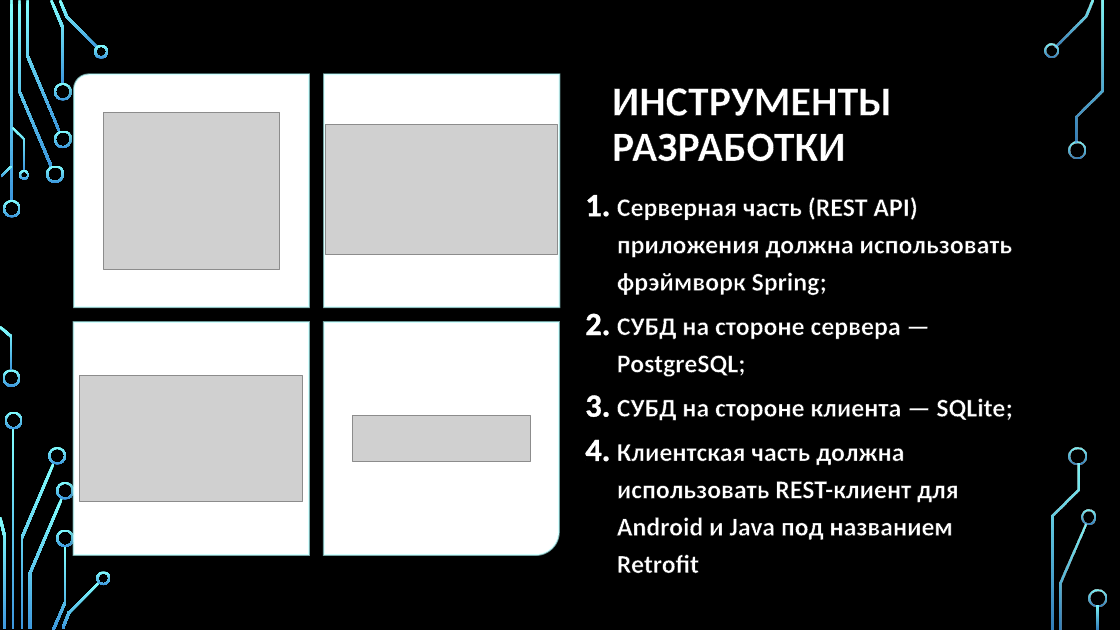
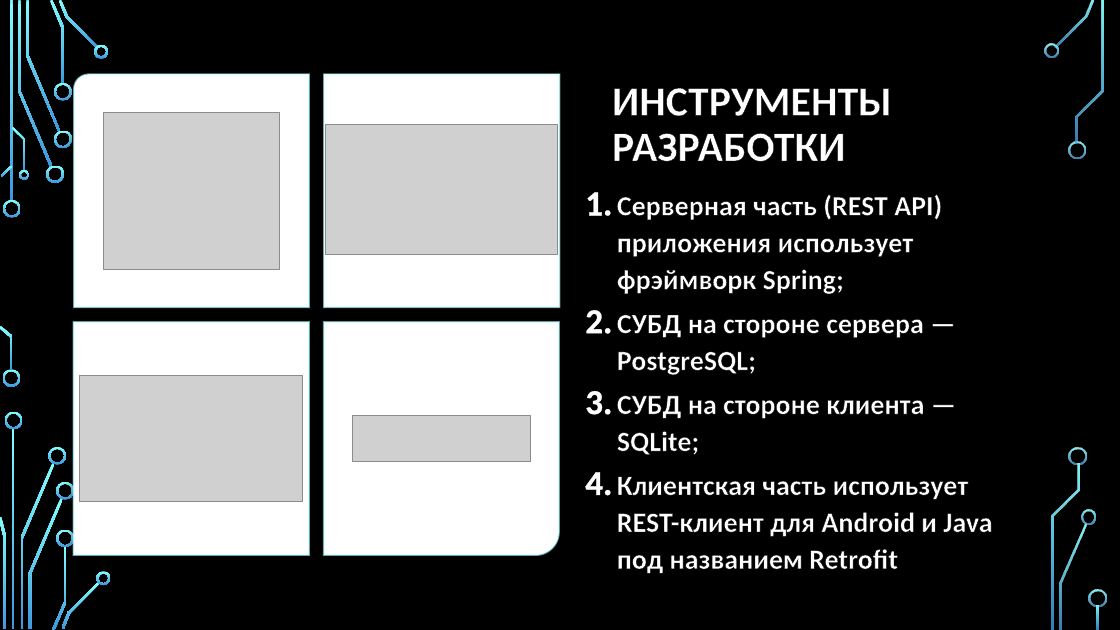
Before and after one commit to Ruslan-Far/docs-graduate-work, a slide deck: slide 6 of Фархетдинов - Презентация по ВКР.pptx. Drawn at 1120x630 pixels with LibreOffice and Linux fonts; fonts in the diff are those of the drawing; grey boxes stand for pictures; background and template pictures are left out. Boxes give left, top, right and bottom in pixels: in the first picture for what was removed or moved away, otherwise in the second. Text is boxed around its words. In the diff, an @@ line names an element or a change of style, - is before the commit and + after.

```diff
--- a/Фархетдинов - Презентация по ВКР.pptx
+++ b/Фархетдинов - Презентация по ВКР.pptx
@@ text at (617,195,942,294): text changed; size 22.2 to 24 pt @@
-1. Серверная часть (REST API) приложения должна использовать фрэймворк Spring;
+1. Серверная часть (REST API) приложения использует фрэймворк Spring;
@@ text at (617,315,924,455): size 22.2 to 24 pt in "СУБД на стороне сервера — PostgreSQL;", "СУБД на стороне клиента — SQLite;"; line spacing 1.2 to 1.1 @@
@@ text at (617,477,992,573): text changed; size 22.2 to 24 pt @@
-4. Клиентская часть должна использовать REST-клиент для Android и Java под названием Retrofit
+4. Клиентская часть использует REST-клиент для Android и Java под названием Retrofit
```
Also in this commit, not shown: 2 other slides changed, 2 slides added, 1 slide removed.
